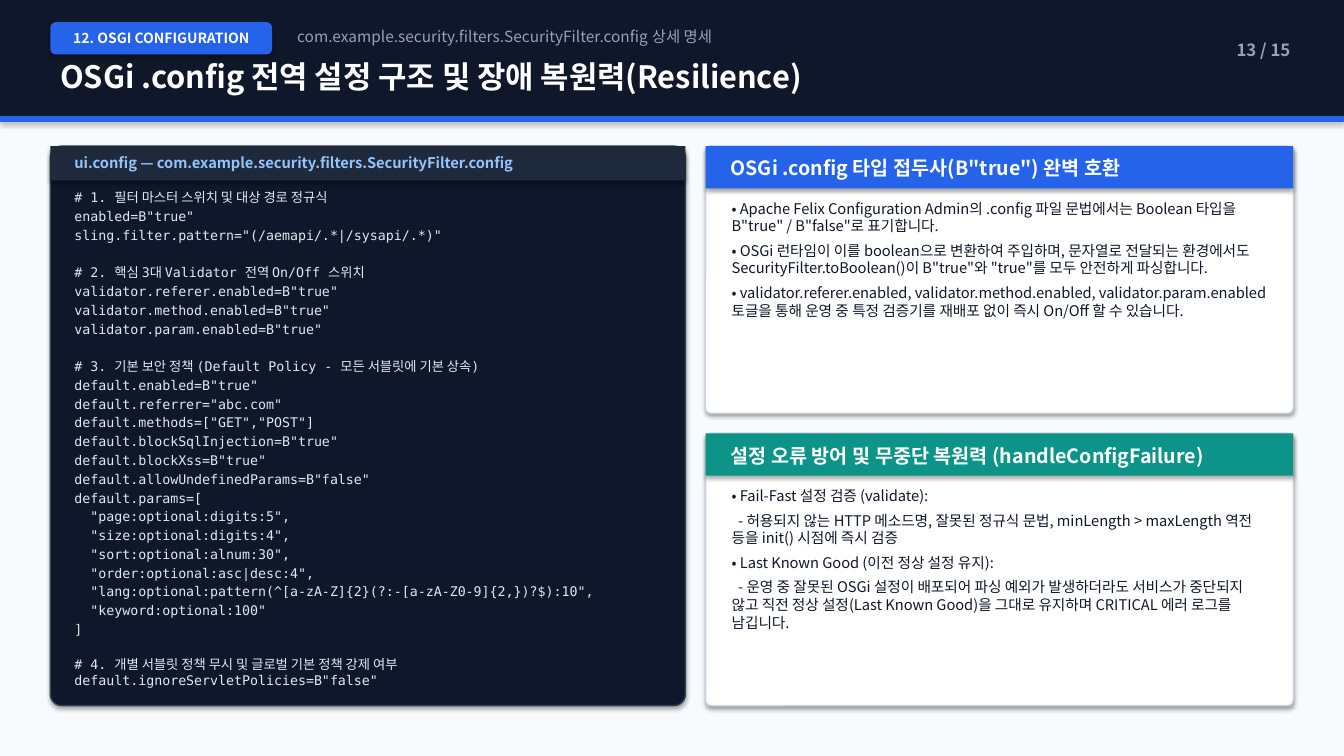
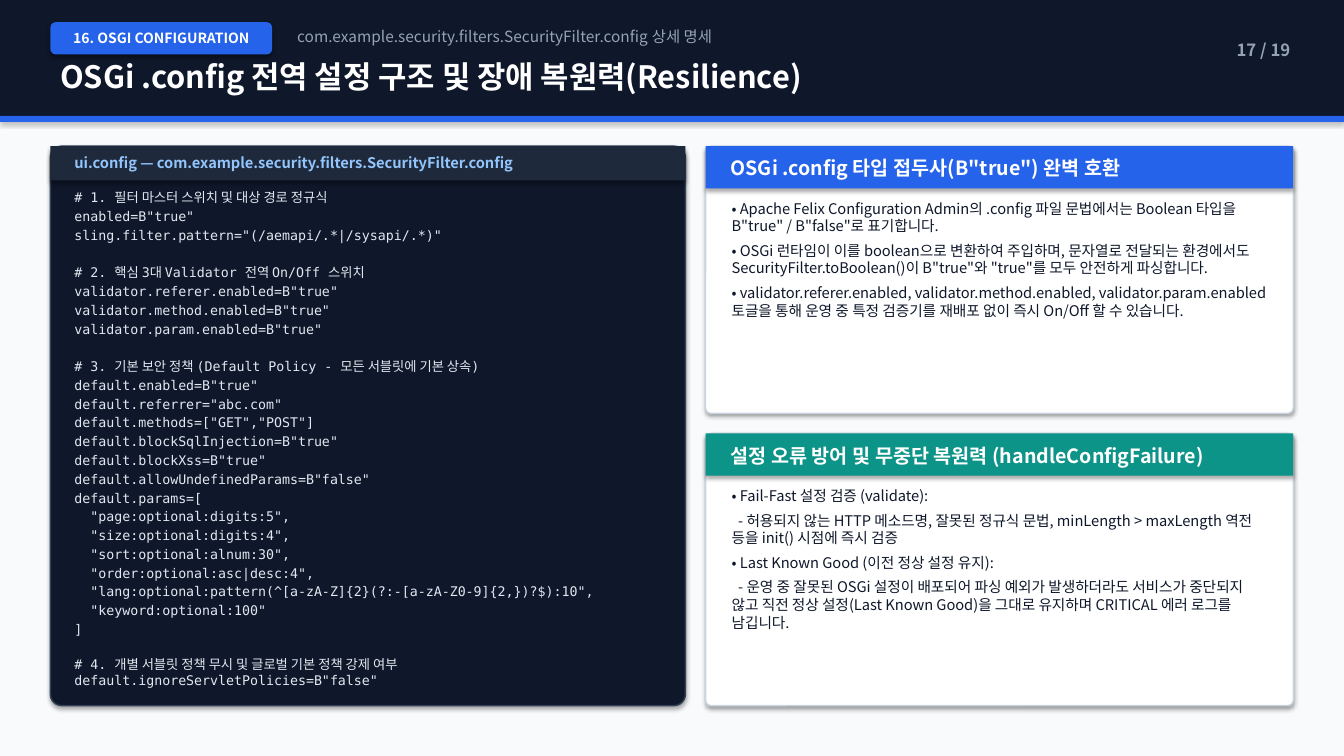
Before and after one commit to suafafa/security-simple, a slide deck: slide 17 of docs/AEM_Security_Simple_Architecture_Guide.pptx (slide 13 before the commit). Drawn at 1344x756 pixels with LibreOffice and Linux fonts; fonts in the diff are those of the drawing. Boxes give left, top, right and bottom in pixels: in the first picture for what was removed or moved away, otherwise in the second. Text is boxed around its words. In the diff, an @@ line names an element or a change of style, - is before the commit and + after.

```diff
--- a/docs/AEM_Security_Simple_Architecture_Guide.pptx
+++ b/docs/AEM_Security_Simple_Architecture_Guide.pptx
@@ text in rounded rectangle at [73,32,250,43]: text changed @@
-12. OSGI CONFIGURATION
+16. OSGI CONFIGURATION
@@ text at [1237,43,1291,56]: text changed @@
-13 / 15
+17 / 19
```
Also in this commit, not shown: 12 other slides changed, 5 slides added, 1 slide removed, 2 other files.
